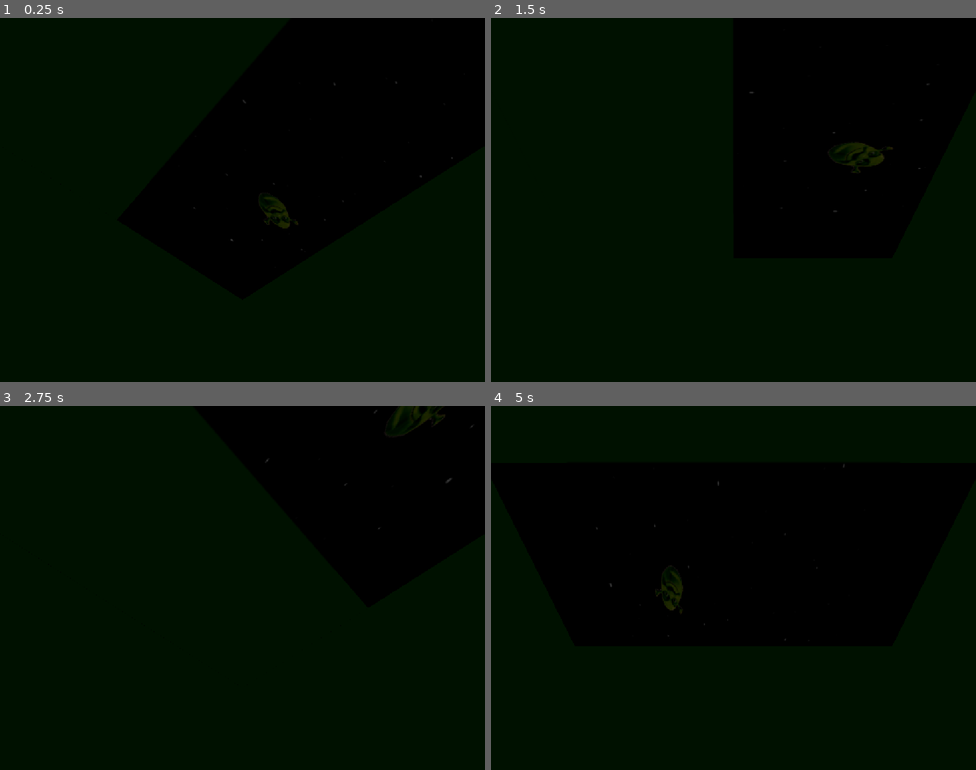
Above: before the commit, frames 1-4 (two rows, left to right).
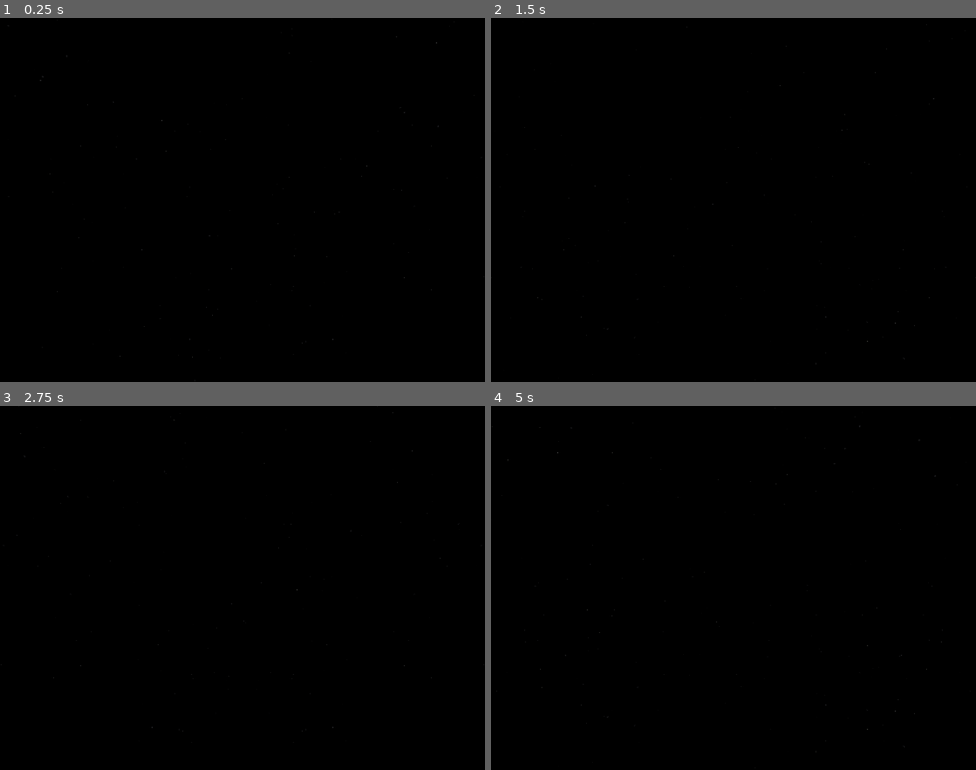
Above: after the commit, the same moments.

Repository: Matko802/shreksim
Game: Godot game, scene res://tests/skyprobe.tscn
Same seed, same stepped clock (60 frames per second), same inputs: the game is played once before the commit and once after it. This scene is started directly instead of the project's main scene.
Inputs (mouse positions are in pixels of both pictures, inside the frame that each line leads up to):
- Up to frame 1 (0.25 s): no input
- Up to frame 2 (1.5 s): tap Enter at 0.5 s; move the mouse to (840, 181) at 0.52 s; hold D (move_right) 0.53-1.25 s; tap Ctrl (crouch) at 0.6 s; click (840, 181) at 0.67 s; tap Space (jump) at 0.77 s; drag from (636, 218) to (709, 272) at 1.27 s
- Up to frame 3 (2.75 s): move the mouse to (291, 507) at 2.02 s; hold D (move_right) from 2.03 s (still down); hold E (interact) from 2.03 s (still down)
- Up to frame 4 (5 s): release D (move_right) at 2.75 s; release E (interact) at 2.75 s; drag from (709, 660) to (588, 533) at 2.77 s; move the mouse to (879, 642) at 3.52 s; hold A (move_left) 3.53-4.25 s; tap 7 at 3.6 s; tap Space (jump) at 3.77 s; drag from (588, 533) to (660, 497) at 4.27 s

The runs differ from the first frame. In frame 1, 0.2% of the frame differs, in the area x 1-94%, y 0-100%; in frame 2, 0.3%, in the area x 6-94%, y 7-100%; in frame 3, 0.2%; in frame 4, 0.2%.

Commit message:
Minecraft-style star sky face, stars only

Diff:
--- a/scripts/game.gd
+++ b/scripts/game.gd
@@ -194,7 +194,7 @@
 	sky_shader.code = SKY_CUBE_SHADER
 	var sky_mat_ref := ShaderMaterial.new()
 	sky_mat_ref.shader = sky_shader
-	sky_mat_ref.set_shader_parameter("face", load("res://assets/images/sky_shrek.png"))
+	sky_mat_ref.set_shader_parameter("face", load("res://assets/images/sky_starface.png"))
 	var sky := Sky.new()
 	sky.sky_material = sky_mat_ref
 	env.sky = sky
--- a/tests/skyprobe.gd
+++ b/tests/skyprobe.gd
@@ -25,7 +25,7 @@
 """
 	var sky_mat := ShaderMaterial.new()
 	sky_mat.shader = sky_shader
-	sky_mat.set_shader_parameter("face", load("res://assets/images/sky_shrek.png"))
+	sky_mat.set_shader_parameter("face", load("res://assets/images/sky_starface.png"))
 	var sky := Sky.new()
 	sky.sky_material = sky_mat
 	env.background_mode = Environment.BG_SKY
Binary file added: assets/images/Vložený obrázok.png
Not shown, added: assets/images/Vložený obrázok.png.import
Binary file added: assets/images/moon.png
Not shown, added: assets/images/moon.png.import
Binary file removed: assets/images/sky_shrek.png
Binary file added: assets/images/sky_starface.png
Not shown, changed: assets/images/sky_starface.png.import
